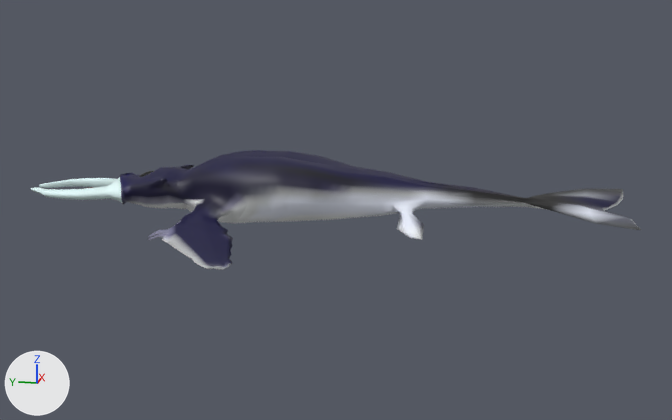
A saved change to the Blender file base/BUGWHALE  2.blend.
Both versions are drawn from a 50 mm camera at (-23.58, -6.16, 5.46) aimed at (0.0, -1.44, -0.43). The lights are fixed; the arrows at lower left show +X, +Y and +Z. The older version comes first.
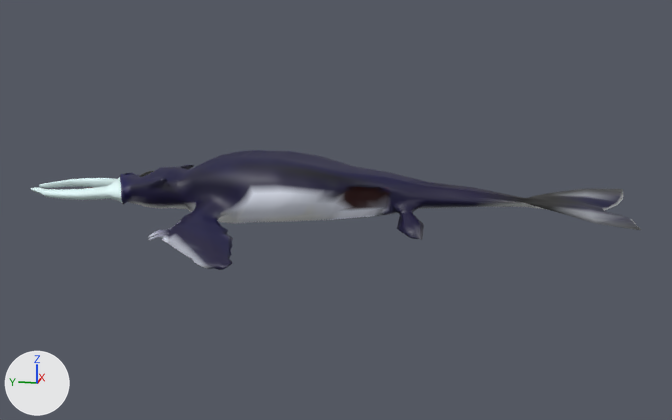
Diff of the bpy script that builds the scene:
```diff
--- a/base/BUGWHALE  2.blend.py
+++ b/base/BUGWHALE  2.blend.py
@@ me_cube @@
 # used by ob_cube; location = (0.0, 0.0, 0.0)
-me_cube.from_pydata(...)  # 2006 vertices, 1886 faces; spans x -4.1..4.1, y -8.9..7.2, z -1.0..1.0
+me_cube.from_pydata(...)  # 1031 vertices, 956 faces; spans x -0.4..4.1, y -8.9..7.2, z -1.0..1.0
+# me_cube part 1: 2 vertices moved within x 0.0, y 4.6, z -0.4; 975 vertices removed from x -4.1..0.0, y -8.9..7.2, z -1.0..1.0
 me_cube.materials.append(mat_material)
@@ ob_cube @@
 ob_cube.location = (0.0, 0.0, 0.0)
+_m = ob_cube.modifiers.new('Mirror', 'MIRROR')
```

What differs and where, as boxes [x1, y1, x2, y2] in the pictures (672 x 420 px):
'Cube', reshaped, modifiers changed
    both: [31, 150, 641, 270]
part 1 of me_cube, cut back
    before: [120, 181, 636, 270]
